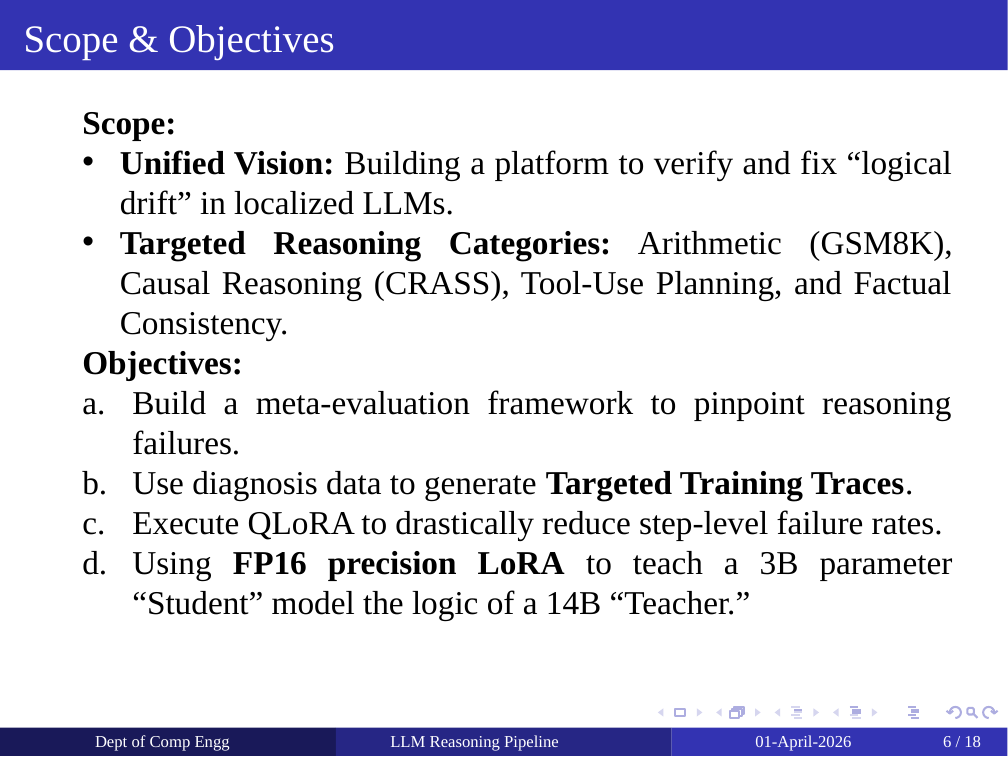
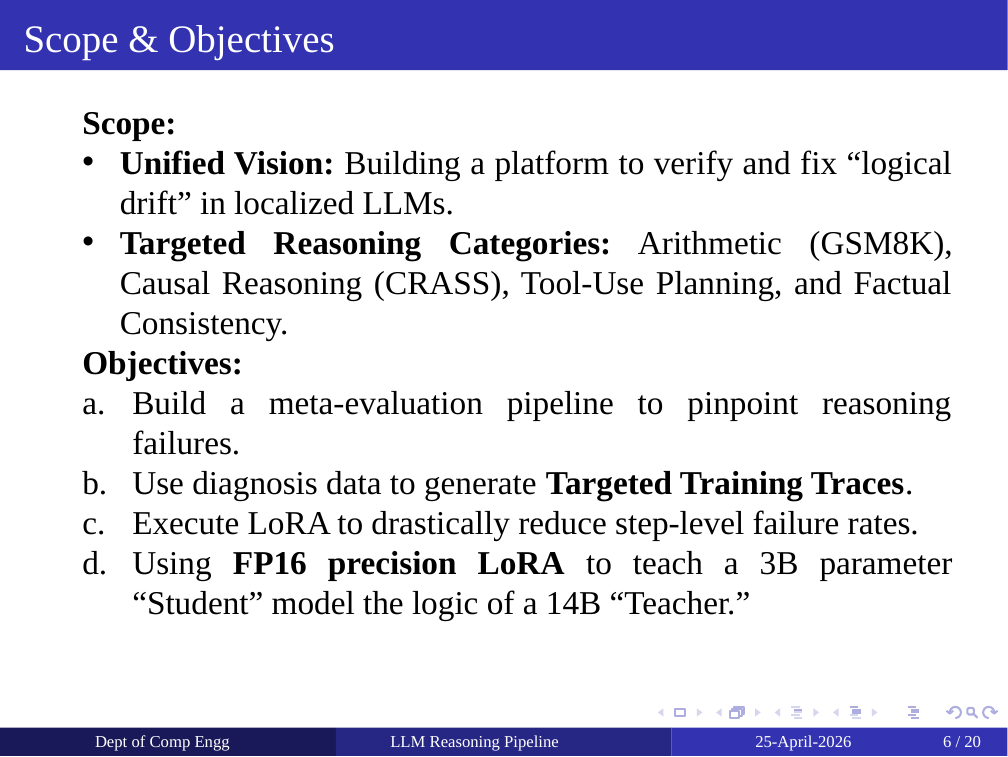
Before and after one commit to yashdoke7/llm-reasoning-pipeline, a slide deck: slide 6 of docs/Internship Review.pptx. Drawn at 1008x757 pixels with LibreOffice and Linux fonts; fonts in the diff are those of the drawing; background and template pictures are left out. Boxes give left, top, right and bottom in pixels: in the first picture for what was removed or moved away, otherwise in the second. Text is boxed around its words. In the diff, an @@ line names an element or a change of style, - is before the commit and + after.

Commit message:
docs: finalize project report deliverables, architecture figures, and evaluation traces

```diff
--- a/docs/Internship Review.pptx
+++ b/docs/Internship Review.pptx
@@ text at [132,391,951,455]: text changed @@
-a. Build a meta-evaluation framework to pinpoint reasoning failures.
+a. Build a meta-evaluation pipeline to pinpoint reasoning failures.
@@ text at [132,510,919,541]: text changed @@
-c. Execute QLoRA to drastically reduce step-level failure rates.
+c. Execute LoRA to drastically reduce step-level failure rates.
@@ text at [755,735,851,750]: text changed @@
-01-April-2026
+25-April-2026
@@ page number at [943,736,981,747]: text changed @@
-6 / 18
+6 / 20
```
Also in this commit, not shown: 17 other slides changed, 2 slides added, 13 other files.
